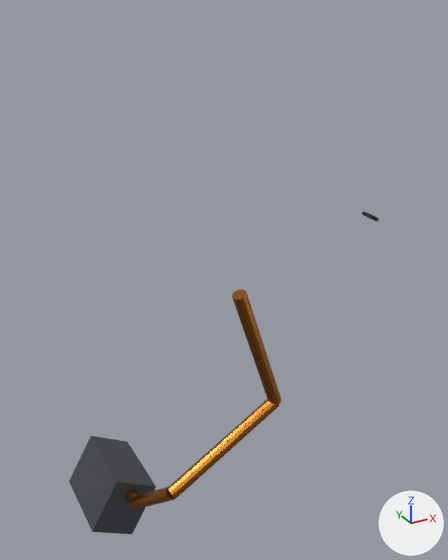
One commit to the glTF model models/site/earthing_loose.glb: the scene before it, then after it.
Camera for both pictures: a 50 mm camera at (-2.217, -0.965, -2.62) aimed at (-1.776, -0.162, -3.022). The axes (+X, +Y, +Z) are drawn at lower right. The lights are the same throughout. The picture after the commit comes second. Vertices at exactly the same position are counted once.

The first picture shows 'earthing_loose'.
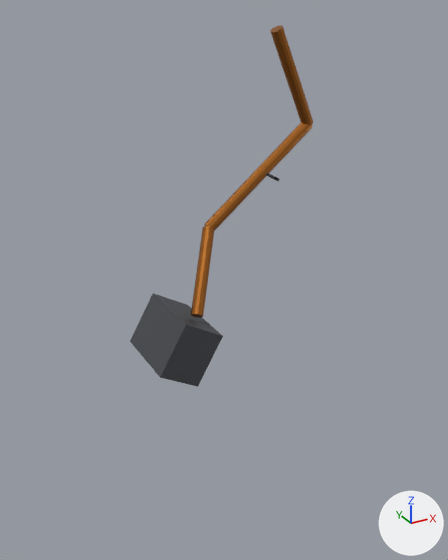
What differs and where, as boxes (x1, y1, x2, y2) in the pictures (448 x 560 px; the box of a moved part takes in the faces that stretch with it):
'earthing_loose', reshaped, moved (41% narrower, 12% taller)
    before: (69, 211, 379, 534)
    after: (130, 25, 313, 387)
part 1 of me_cube_009, moved or reshaped
    before: (69, 436, 156, 534)
    after: (130, 293, 223, 387)
part 2 of me_cube_009, moved or reshaped
    before: (362, 211, 379, 222)
    after: (266, 173, 280, 182)
part 3 of me_cube_009, added (orange)
    after: (191, 226, 214, 318)
part 4 of me_cube_009, added
    after: (204, 123, 312, 231)
part 5 of me_cube_009, added (orange)
    after: (270, 25, 313, 125)
part 6 of me_cube_009, deleted (orange)
    before: (168, 399, 279, 498)
part 7 of me_cube_009, deleted (orange)
    before: (232, 289, 281, 405)
part 8 of me_cube_009, deleted (mostly hidden)
    before: (126, 490, 139, 507)
part 9 of me_cube_009, deleted (orange)
    before: (130, 487, 175, 509)

Edits to the bpy script that builds the scene:
```text
Change me_cube_009:
    used by ob_earthing_loose; location = (0.0, -0.09, 0.0)
    remove me_cube_009.from_pydata(...)  # 200 vertices, 376 faces; spans x -2.03..-1.65, y -0.282..0.07, z -3.475..-2.869
    add me_cube_009.from_pydata(...)  # 176 vertices, 332 faces; spans x -1.885..-1.506, y -0.07..0.07, z -3.224..-2.648
    me_cube_009 part 1: the loose piece of 8 vertices spanning x -2.03..-1.91, y -0.07..0.07, z -3.475..-3.349 is moved by (0.145, 0.0, 0.251)
    me_cube_009 part 2: the loose piece of 96 vertices spanning x -1.672..-1.65, y -0.282..-0.258, z -2.885..-2.869 is moved by (0.0, 0.22, 0.0)
    me_cube_009 part 3: a new loose piece of 24 vertices spanning x -1.805..-1.715, y -0.039..0.067, z -3.116..-2.98, in mat_copper (orange #b87333)
    me_cube_009 part 4: a new loose piece of 24 vertices spanning x -1.732..-1.509, y 0.047..0.069, z -2.996..-2.809, in mat_copper (orange #b87333)
    me_cube_009 part 5: a new loose piece of 24 vertices spanning x -1.613..-1.506, y 0.029..0.069, z -2.823..-2.648, in mat_copper (orange #b87333)
    me_cube_009 part 6: the loose piece of 24 vertices spanning x -1.926..-1.724, y -0.173..-0.151, z -3.335..-3.205 is deleted
    me_cube_009 part 7: the loose piece of 24 vertices spanning x -1.821..-1.719, y -0.191..-0.151, z -3.218..-2.992 is deleted
    me_cube_009 part 8: the loose piece of 24 vertices spanning x -1.967..-1.945, y -0.09..-0.03, z -3.399..-3.377 is deleted
    me_cube_009 part 9: the loose piece of 24 vertices spanning x -1.966..-1.91, y -0.17..-0.082, z -3.396..-3.317 is deleted
Change ob_earthing_loose:
    ob_earthing_loose.location: (0.0, -0.09, 0.0) -> (0.0, -0.07, 0.0)
```
